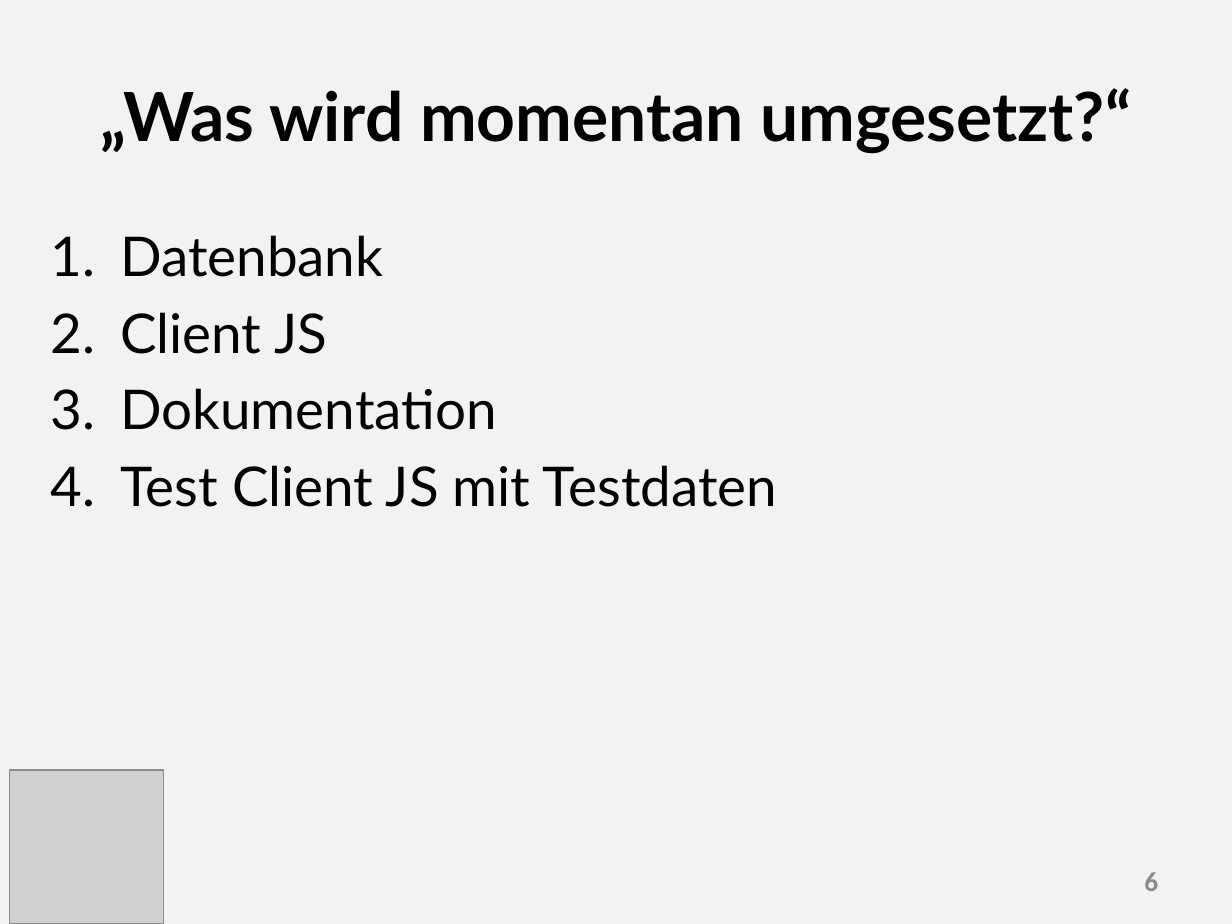
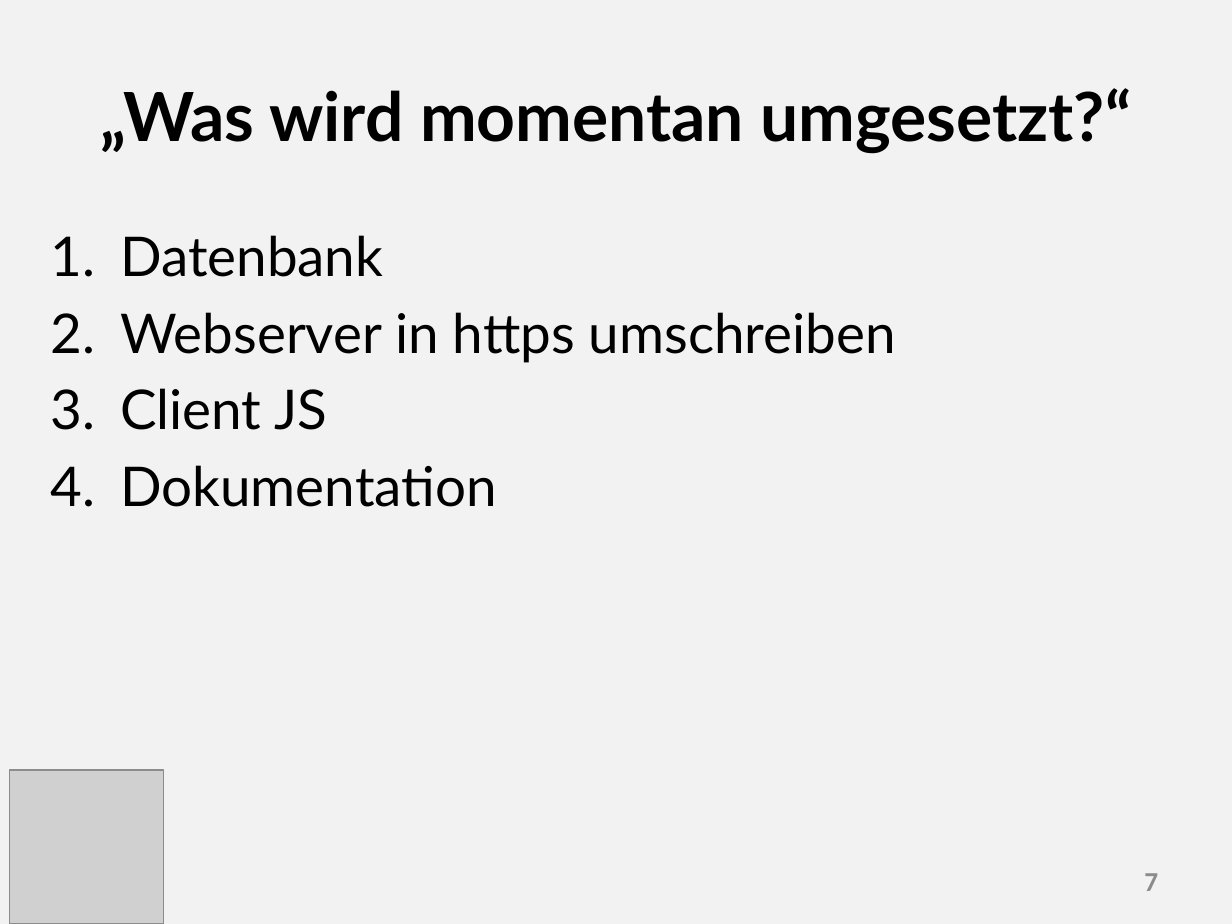
Before and after one commit to valeriapag/E-Mood-Tracker, a slide deck: slide 7 of Doku/Präsentation.pptx (slide 6 before the commit). Drawn at 1232x924 pixels with LibreOffice and Linux fonts; fonts in the diff are those of the drawing; grey boxes stand for pictures. Boxes give left, top, right and bottom in pixels: in the first picture for what was removed or moved away, otherwise in the second. Text is boxed around its words. In the diff, an @@ line names an element or a change of style, - is before the commit and + after.

```diff
--- a/Doku/Präsentation.pptx
+++ b/Doku/Präsentation.pptx
@@ text at [120,312,896,363]: paragraph added @@
+2. Webserver in https umschreiben
@@ text at [120,465,777,507]: paragraph removed @@
-4. Test Client JS mit Testdaten
@@ page number at [1144,873,1158,891]: text changed @@
-6
+7
```
Also in this commit, not shown: 2 other slides changed, 1 slide added, 2 other files.
